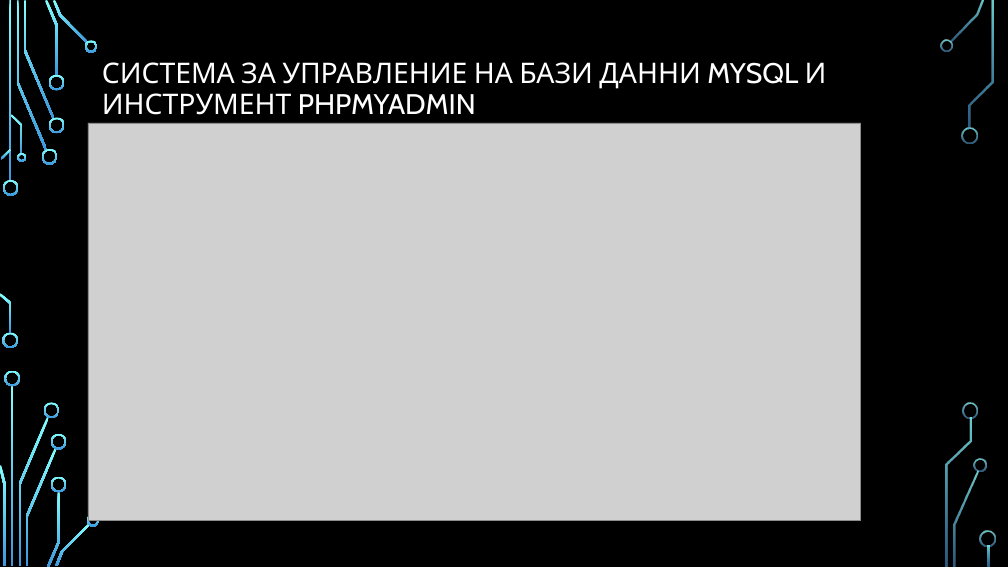
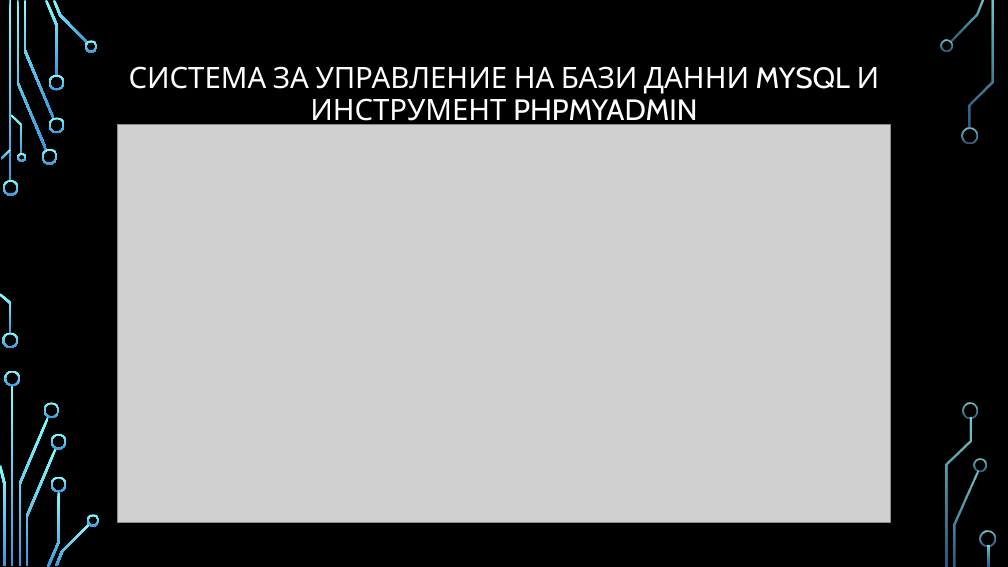
Before and after one commit to pgee-dzi2024/Theme_2508, a slide deck: slide 7 of dr/presentation.pptx. Drawn at 1008x567 pixels with LibreOffice and Linux fonts; fonts in the diff are those of the drawing; grey boxes stand for pictures; background and template pictures are left out. Boxes give left, top, right and bottom in pixels: in the first picture for what was removed or moved away, otherwise in the second. Text is boxed around its words. In the diff, an @@ line names an element or a change of style, - is before the commit and + after.

```diff
--- a/dr/presentation.pptx
+++ b/dr/presentation.pptx
@@ title "СИСТЕМА ЗА УПРАВЛЕНИЕ НА БАЗИ ..." at bbox=[129, 66, 880, 128]: size 27 to 28 pt; alignment left to centre @@
@@ picture: place and size @@
-picture at bbox=[88, 123, 861, 521]
+picture at bbox=[118, 125, 891, 523]
```
Also in this commit, not shown: 7 other slides changed, 1 other file.
